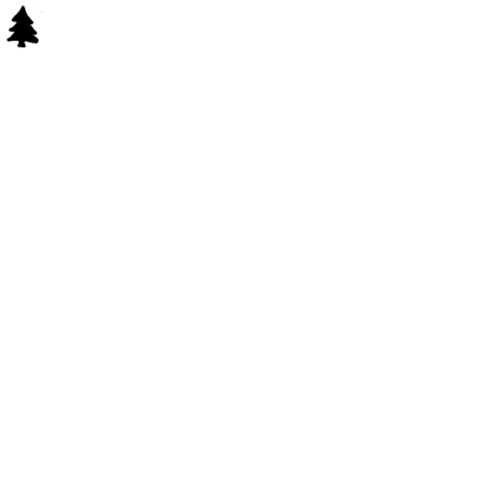
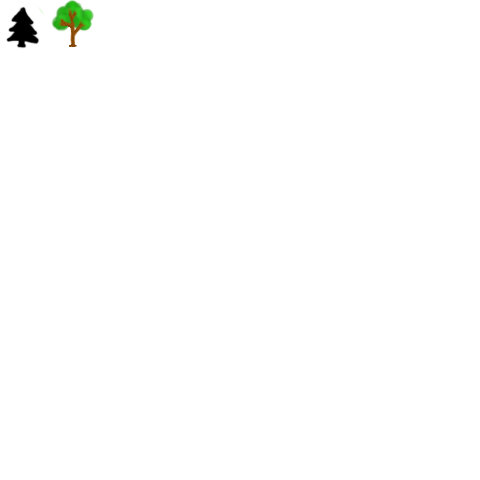
Layered file, before and after one edit (480 x 480). Changes by layer:
painted on "0,1" over 51, 0, 95, 48
painted on "0,0" over 18, 4, 77, 47
